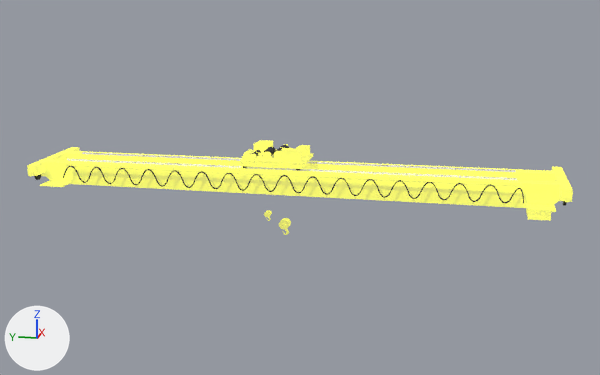
A saved change to the glTF model public/models/c_1806.glb.
Both versions are drawn from a 50 mm lens placed at (-57.6, -11.1, 18.6), pointed at (2.0, 0.8, 3.7). Every picture has the same lights, and +X, +Y and +Z are marked at lower left. The picture after the commit comes second. Where no turn or scale is listed for an object, it has been applied to the vertices. Vertices at exactly the same position are counted once.

The older version as bpy lines, for what is in view:
```python
me_mesh_077 = bpy.data.meshes.new('Mesh.077')
me_mesh_077.from_pydata(...)  # 2574 vertices, 4958 faces; spans x -2.1..5.7, y -18.3..20.8, z 1.8..5.5
# faces by material slot: [1053, 56, 3848, 1]
me_mesh_077.materials.append(mat_15___default_002)
me_mesh_077.materials.append(mat_09___default_002)
me_mesh_077.materials.append(mat_08___default_002)
me_mesh_077.materials.append(mat_13___default_002)
me_mesh_078 = bpy.data.meshes.new('Mesh.078')
me_mesh_078.from_pydata(...)  # 2591 vertices, 5050 faces; spans x -0.66..3.41, y 0.02..4.84, z 5.18..6.98
# faces by material slot: [3350, 1700]
me_mesh_078.materials.append(mat_15___default_002)
me_mesh_078.materials.append(mat_08___default_002)
ob_1_bay_c_1806_body = bpy.data.objects.new('1_Bay_C_1806_Body', me_mesh_077)
ob_1_bay_c_1806_body.location = (0.0, 0.0, 0.0)
ob_1_bay_c_1806_body_head = bpy.data.objects.new('1_Bay_C_1806_Body_Head', me_mesh_078)
ob_1_bay_c_1806_body_head.location = (0.0, 0.0, 0.0)
```
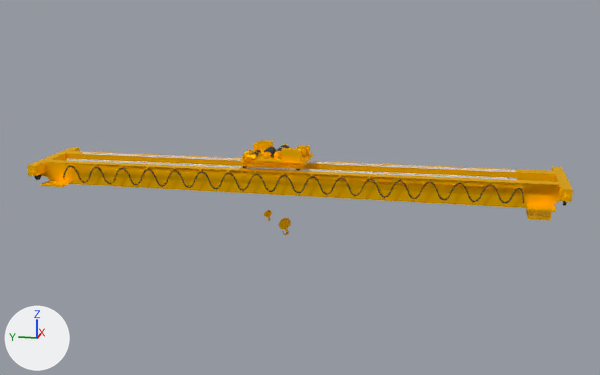
Location of each change, (x1, y1, x2, y2) in pixels of the pictures (600 x 375 px):
part 1 of me_mesh_077, recoloured (darker)
    both: (27, 147, 573, 221)
part 2 of me_mesh_078, recoloured (darker)
    both: (240, 140, 314, 173)

Edits to the bpy script that builds the scene:
```text
Add mat_머티리얼_001:
    mat_머티리얼_001 = bpy.data.materials.new('머티리얼.001')
    # nodes: BsdfPrincipled, Mix, OutputMaterial, VertexColor
    # colours: yellow #ffc800, mixed with the vertex colours
Change me_mesh_077:
    where me_mesh_077.from_pydata(...)  # 2574 vertices, 4958 faces; spans x -2.1..5.7, y -18.3..20.8, z 1.8..5.5
    used by ob_1_bay_c_1806_body; location = (0.0, 0.0, 0.0)
    me_mesh_077 part 1: all 1053 faces that had it switch from mat_15___default_002 to mat_머티리얼_001
Change me_mesh_078:
    where me_mesh_078.from_pydata(...)  # 2591 vertices, 5050 faces; spans x -0.66..3.41, y 0.02..4.84, z 5.18..6.98
    used by ob_1_bay_c_1806_body_head; location = (0.0, 0.0, 0.0)
    me_mesh_078 part 2: all 3350 faces that had it switch from mat_15___default_002 to mat_머티리얼_001
```
